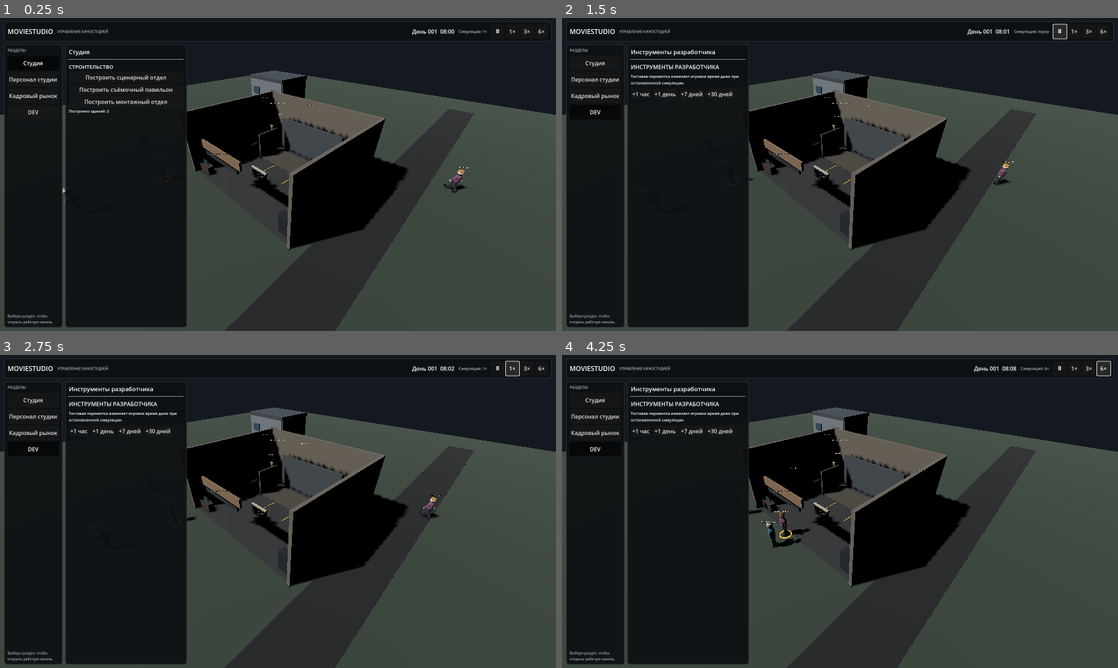
Above: before the commit, frames 1-4 (two rows, left to right).
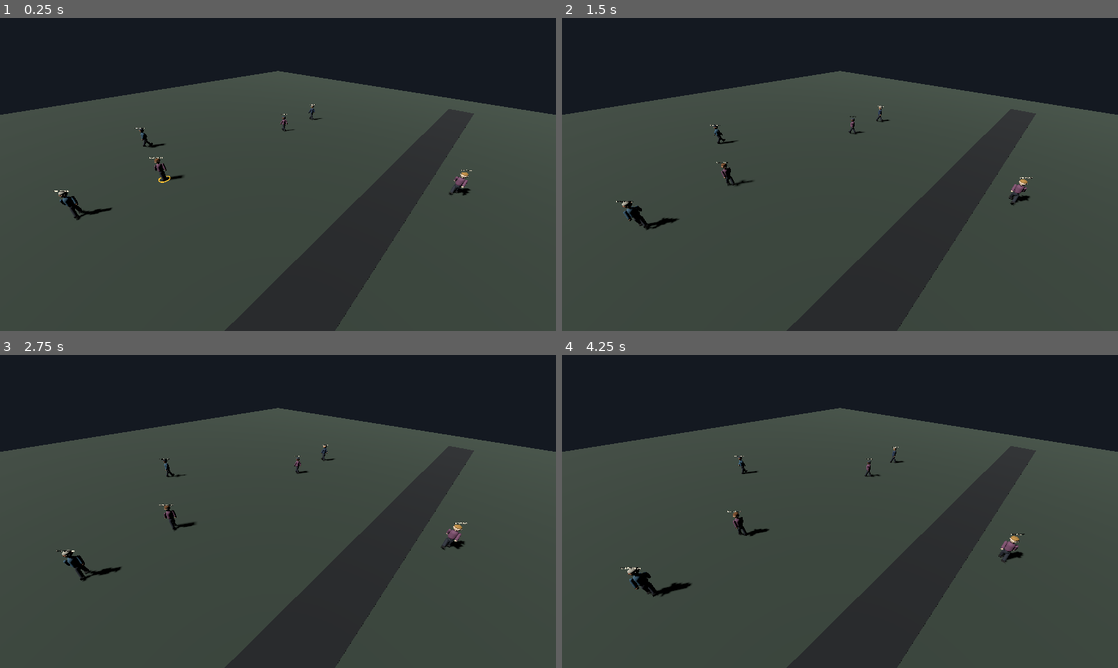
Above: after the commit, the same moments.

Repository: Teft3lb/MovieStudio
Game: Godot game, scene res://scenes/main.tscn
Same seed, same stepped clock (60 frames per second), same inputs: the game is played once before the commit and once after it.
Inputs (mouse positions are in pixels of both pictures, inside the frame that each line leads up to):
- Up to frame 1 (0.25 s): no input
- Up to frame 2 (1.5 s): click (595, 111) at 0.5 s, where only the run before the commit has a clickable "DEV"; click (1062, 30) at 1.25 s, where only the run before the commit has a clickable "Ⅱ"
- Up to frame 3 (2.75 s): click (511, 367) at 2 s, where only the run before the commit has a clickable "1×"
- Up to frame 4 (4.25 s): click (1090, 367) at 2.75 s, where only the run before the commit has a clickable "3×"; click (1101, 367) at 3.5 s, where only the run before the commit has a clickable "6×"

The runs differ from the first frame. In frame 1, 35% of the frame differs, in the area x 0-100%, y 1-99%; in frame 2, 35%; in frame 3, 35%; in frame 4, 36%.
Error after the commit: Parse Error: Identifier "_navigation_layout" not declared in the current scope. (res://scripts/presentation/ui/studio_hud.gd:249)

Commit message:
feat: polish studio HUD and move navigation to bottom

Diff:
--- a/scripts/presentation/characters/character_manager.gd
+++ b/scripts/presentation/characters/character_manager.gd
@@ -468,16 +468,27 @@
 	)
 
 	var layout := VBoxContainer.new()
+	layout.add_theme_constant_override("separation", 8)
 	panel.add_child(layout)
 
+	var roster_header_row := HBoxContainer.new()
+	roster_header_row.add_theme_constant_override("separation", 8)
+	layout.add_child(roster_header_row)
+
 	_roster_header = Label.new()
-	_roster_header.add_theme_font_size_override("font_size", 16)
-	layout.add_child(_roster_header)
+	_roster_header.size_flags_horizontal = Control.SIZE_EXPAND_FILL
+	_roster_header.add_theme_font_size_override("font_size", 12)
+	_roster_header.add_theme_color_override(
+		"font_color",
+		Color(0.77, 0.70, 0.53, 1.0)
+	)
+	roster_header_row.add_child(_roster_header)
 
 	_market_toggle_button = Button.new()
-	_market_toggle_button.text = "КАДРОВЫЙ РЫНОК"
+	_market_toggle_button.text = "РЫНОК"
+	_market_toggle_button.custom_minimum_size = Vector2(94.0, 32.0)
 	_market_toggle_button.pressed.connect(_toggle_market_panel)
-	layout.add_child(_market_toggle_button)
+	roster_header_row.add_child(_market_toggle_button)
 
 	var scroll := ScrollContainer.new()
 	scroll.custom_minimum_size = Vector2(0.0, 0.0)
@@ -486,6 +497,7 @@
 
 	_employee_list = VBoxContainer.new()
 	_employee_list.size_flags_horizontal = Control.SIZE_EXPAND_FILL
+	_employee_list.add_theme_constant_override("separation", 6)
 	scroll.add_child(_employee_list)
 
 	for employee in employees:
@@ -505,9 +517,11 @@
 
 	var button := Button.new()
 	button.name = "Roster_%s" % employee_id
-	button.custom_minimum_size = Vector2(0.0, 68.0)
+	button.custom_minimum_size = Vector2(0.0, 60.0)
 	button.alignment = HORIZONTAL_ALIGNMENT_LEFT
+	button.size_flags_horizontal = Control.SIZE_EXPAND_FILL
 	button.toggle_mode = true
+	button.add_theme_constant_override("h_separation", 8)
 	button.add_theme_font_size_override("font_size", 12)
 	button.pressed.connect(_on_roster_employee_pressed.bind(employee_id))
 	_employee_list.add_child(button)
@@ -530,6 +544,7 @@
 	)
 
 	var layout := VBoxContainer.new()
+	layout.add_theme_constant_override("separation", 8)
 	_market_panel.add_child(layout)
 
 	var top_row := HBoxContainer.new()
@@ -537,7 +552,11 @@
 
 	_market_header = Label.new()
 	_market_header.size_flags_horizontal = Control.SIZE_EXPAND_FILL
-	_market_header.add_theme_font_size_override("font_size", 16)
+	_market_header.add_theme_font_size_override("font_size", 13)
+	_market_header.add_theme_color_override(
+		"font_color",
+		Color(0.77, 0.70, 0.53, 1.0)
+	)
 	top_row.add_child(_market_header)
 
 	var close_button := Button.new()
@@ -548,6 +567,10 @@
 	_market_status_label = Label.new()
 	_market_status_label.autowrap_mode = TextServer.AUTOWRAP_WORD_SMART
 	_market_status_label.add_theme_font_size_override("font_size", 11)
+	_market_status_label.add_theme_color_override(
+		"font_color",
+		Color(0.66, 0.71, 0.73, 1.0)
+	)
 	layout.add_child(_market_status_label)
 
 	var scroll := ScrollContainer.new()
@@ -557,6 +580,7 @@
 
 	_market_list = VBoxContainer.new()
 	_market_list.size_flags_horizontal = Control.SIZE_EXPAND_FILL
+	_market_list.add_theme_constant_override("separation", 6)
 	scroll.add_child(_market_list)
 
 	_refresh_market_panel()
@@ -597,8 +621,9 @@
 		var candidate_id: String = str(candidate.id)
 		var button := Button.new()
 		button.name = "Candidate_%s" % candidate_id
-		button.custom_minimum_size = Vector2(0.0, 64.0)
+		button.custom_minimum_size = Vector2(0.0, 60.0)
 		button.alignment = HORIZONTAL_ALIGNMENT_LEFT
+		button.size_flags_horizontal = Control.SIZE_EXPAND_FILL
 		button.add_theme_font_size_override("font_size", 12)
 		var candidate_role_title: String = candidate.get_profession_title()
 		var candidate_specialization: String = candidate.get_specialization_title()
@@ -622,7 +647,7 @@
 		)
 		_market_list.add_child(button)
 
-	_market_toggle_button.text = "КАДРОВЫЙ РЫНОК  ·  %d" % market_candidates.size()
+	_market_toggle_button.text = "РЫНОК · %d" % market_candidates.size()
 
 func _build_detail_panel() -> void:
 	var panel := PanelContainer.new()
@@ -645,18 +670,31 @@
 
 	var layout := VBoxContainer.new()
 	layout.size_flags_horizontal = Control.SIZE_EXPAND_FILL
+	layout.add_theme_constant_override("separation", 9)
 	scroll.add_child(layout)
 
 	_detail_name_label = Label.new()
 	_detail_name_label.add_theme_font_size_override("font_size", 20)
+	_detail_name_label.add_theme_color_override(
+		"font_color",
+		Color(0.94, 0.88, 0.74, 1.0)
+	)
 	layout.add_child(_detail_name_label)
 
 	_detail_profession_label = Label.new()
-	_detail_profession_label.add_theme_font_size_override("font_size", 14)
+	_detail_profession_label.add_theme_font_size_override("font_size", 13)
+	_detail_profession_label.add_theme_color_override(
+		"font_color",
+		Color(0.68, 0.73, 0.75, 1.0)
+	)
 	layout.add_child(_detail_profession_label)
 
 	_detail_biography_label = Label.new()
 	_detail_biography_label.autowrap_mode = TextServer.AUTOWRAP_WORD_SMART
+	_detail_biography_label.add_theme_color_override(
+		"font_color",
+		Color(0.74, 0.77, 0.76, 1.0)
+	)
 	layout.add_child(_detail_biography_label)
 
 	layout.add_child(HSeparator.new())
@@ -711,26 +749,43 @@
 
 	var needs_heading := Label.new()
 	needs_heading.text = "СОСТОЯНИЕ"
-	needs_heading.add_theme_font_size_override("font_size", 14)
+	needs_heading.add_theme_font_size_override("font_size", 12)
+	needs_heading.add_theme_color_override(
+		"font_color",
+		Color(0.77, 0.70, 0.53, 1.0)
+	)
 	layout.add_child(needs_heading)
 
 	_energy_label = Label.new()
 	layout.add_child(_energy_label)
-	_energy_bar = _create_progress_bar(layout)
+	_energy_bar = _create_progress_bar(
+		layout,
+		Color(0.39, 0.68, 0.60, 1.0)
+	)
 
 	_morale_label = Label.new()
 	layout.add_child(_morale_label)
-	_morale_bar = _create_progress_bar(layout)
+	_morale_bar = _create_progress_bar(
+		layout,
+		Color(0.72, 0.64, 0.42, 1.0)
+	)
 
 	_stress_label = Label.new()
 	layout.add_child(_stress_label)
-	_stress_bar = _create_progress_bar(layout)
+	_stress_bar = _create_progress_bar(
+		layout,
+		Color(0.72, 0.39, 0.34, 1.0)
+	)
 
 	layout.add_child(HSeparator.new())
 
 	var skills_heading := Label.new()
 	skills_heading.text = "ПРОФЕССИОНАЛЬНЫЕ НАВЫКИ"
-	skills_heading.add_theme_font_size_override("font_size", 14)
+	skills_heading.add_theme_font_size_override("font_size", 12)
+	skills_heading.add_theme_color_override(
+		"font_color",
+		Color(0.77, 0.70, 0.53, 1.0)
+	)
 	layout.add_child(skills_heading)
 
 	_detail_skills_label = Label.new()
@@ -741,7 +796,11 @@
 
 	var personality_heading := Label.new()
 	personality_heading.text = "ЛИЧНОСТЬ"
-	personality_heading.add_theme_font_size_override("font_size", 14)
+	personality_heading.add_theme_font_size_override("font_size", 12)
+	personality_heading.add_theme_color_override(
+		"font_color",
+		Color(0.77, 0.70, 0.53, 1.0)
+	)
 	layout.add_child(personality_heading)
 
 	_detail_personality_label = Label.new()
@@ -749,12 +808,19 @@
 	layout.add_child(_detail_personality_label)
 
 
-func _create_progress_bar(parent: VBoxContainer) -> ProgressBar:
+func _create_progress_bar(
+	parent: VBoxContainer,
+	fill_color: Color
+) -> ProgressBar:
 	var progress := ProgressBar.new()
 	progress.min_value = 0.0
 	progress.max_value = 100.0
 	progress.show_percentage = false
-	progress.custom_minimum_size = Vector2(0.0, 14.0)
+	progress.custom_minimum_size = Vector2(0.0, 10.0)
+	var fill_style := StyleBoxFlat.new()
+	fill_style.bg_color = fill_color
+	fill_style.set_corner_radius_all(5)
+	progress.add_theme_stylebox_override("fill", fill_style)
 	parent.add_child(progress)
 	return progress
 
@@ -1021,7 +1087,7 @@
 
 func _refresh_roster() -> void:
 	if is_instance_valid(_roster_header):
-		_roster_header.text = "ПЕРСОНАЛ СТУДИИ  ·  %d" % employees.size()
+		_roster_header.text = "СОСТАВ СТУДИИ  ·  %d" % employees.size()
 
 	for employee in employees:
 		var employee_id: String = str(employee.id)
--- a/scripts/presentation/ui/studio_hud.gd
+++ b/scripts/presentation/ui/studio_hud.gd
@@ -9,7 +9,7 @@
 
 var _game_clock: Node
 var _root: Control
-var _navigation_list: VBoxContainer
+var _navigation_list: HBoxContainer
 var _workspace_heading: Label
 var _workspace_content: VBoxContainer
 var _inspector_frame: PanelContainer
@@ -22,6 +22,7 @@
 var _workspace_panels: Dictionary = {}
 var _workspace_titles: Dictionary = {}
 var _navigation_buttons: Dictionary = {}
+var _speed_buttons: Dictionary = {}
 var _inspector_panels: Dictionary = {}
 var _inspector_titles: Dictionary = {}
 var _active_workspace_id: String = ""
@@ -70,6 +71,7 @@
 	_root.name = "StudioHUDRoot"
 	_root.set_anchors_and_offsets_preset(Control.PRESET_FULL_RECT)
 	_root.mouse_filter = Control.MOUSE_FILTER_IGNORE
+	_root.theme = _build_ui_theme()
 	add_child(_root)
 
 	var margin := MarginContainer.new()
@@ -82,6 +84,7 @@
 	_root.add_child(margin)
 
 	var shell := VBoxContainer.new()
+	shell.name = "StudioShell"
 	shell.mouse_filter = Control.MOUSE_FILTER_IGNORE
 	shell.add_theme_constant_override("separation", 8)
 	margin.add_child(shell)
@@ -100,6 +103,7 @@
 	var brand := Label.new()
 	brand.text = "MOVIESTUDIO"
 	brand.add_theme_font_size_override("font_size", 19)
+	brand.add_theme_color_override("font_color", Color(0.94, 0.88, 0.74, 1.0))
 	top_row.add_child(brand)
 
 	var edition := Label.new()
@@ -134,41 +138,8 @@
 	body.name = "MainLayout"
 	body.mouse_filter = Control.MOUSE_FILTER_IGNORE
 	body.size_flags_vertical = Control.SIZE_EXPAND_FILL
-	body.add_theme_constant_override("separation", 8)
+	body.add_theme_constant_override("separation", 10)
 	shell.add_child(body)
-
-	var navigation_panel := PanelContainer.new()
-	navigation_panel.name = "NavigationPanel"
-	navigation_panel.custom_minimum_size = Vector2(154.0, 0.0)
-	_apply_panel_style(navigation_panel, 0.93)
-	body.add_child(navigation_panel)
-
-	var navigation_layout := VBoxContainer.new()
-	navigation_layout.mouse_filter = Control.MOUSE_FILTER_IGNORE
-	navigation_layout.add_theme_constant_override("separation", 8)
-	navigation_panel.add_child(navigation_layout)
-
-	var navigation_heading := Label.new()
-	navigation_heading.text = "РАЗДЕЛЫ"
-	navigation_heading.add_theme_font_size_override("font_size", 11)
-	navigation_heading.modulate = Color(0.68, 0.72, 0.76, 1.0)
-	navigation_layout.add_child(navigation_heading)
-
-	_navigation_list = VBoxContainer.new()
-	_navigation_list.mouse_filter = Control.MOUSE_FILTER_IGNORE
-	_navigation_list.add_theme_constant_override("separation", 5)
-	navigation_layout.add_child(_navigation_list)
-
-	var navigation_spacer := Control.new()
-	navigation_spacer.size_flags_vertical = Control.SIZE_EXPAND_FILL
-	navigation_layout.add_child(navigation_spacer)
-
-	var navigation_hint := Label.new()
-	navigation_hint.text = "Выбери раздел, чтобы открыть рабочую панель."
-	navigation_hint.autowrap_mode = TextServer.AUTOWRAP_WORD_SMART
-	navigation_hint.add_theme_font_size_override("font_size", 10)
-	navigation_hint.modulate = Color(0.62, 0.66, 0.7, 1.0)
-	navigation_layout.add_child(navigation_hint)
 
 	var workspace_frame := PanelContainer.new()
 	workspace_frame.name = "WorkspacePanel"
@@ -184,6 +155,7 @@
 
 	_workspace_heading = Label.new()
 	_workspace_heading.add_theme_font_size_override("font_size", 17)
+	_workspace_heading.add_theme_color_override("font_color", Color(0.94, 0.90, 0.82, 1.0))
 	workspace_layout.add_child(_workspace_heading)
 
 	var workspace_separator := HSeparator.new()
@@ -220,6 +192,7 @@
 	_inspector_heading = Label.new()
 	_inspector_heading.size_flags_horizontal = Control.SIZE_EXPAND_FILL
 	_inspector_heading.add_theme_font_size_override("font_size", 17)
+	_inspector_heading.add_theme_color_override("font_color", Color(0.94, 0.90, 0.82, 1.0))
 	inspector_header_row.add_child(_inspector_heading)
 
 	var close_inspector_button := Button.new()
@@ -236,6 +209,58 @@
 	_inspector_content.size_flags_horizontal = Control.SIZE_EXPAND_FILL
 	_inspector_content.size_flags_vertical = Control.SIZE_EXPAND_FILL
 	inspector_layout.add_child(_inspector_content)
+
+	_build_bottom_navigation(shell)
+
+
+func _build_bottom_navigation(shell: VBoxContainer) -> void:
+	var navigation_panel := PanelContainer.new()
+	navigation_panel.name = "BottomNavigationPanel"
+	navigation_panel.custom_minimum_size = Vector2(0.0, 52.0)
+	_apply_panel_style(navigation_panel, 0.98)
+	var navigation_style := navigation_panel.get_theme_stylebox(
+		"panel"
+	) as StyleBoxFlat
+	navigation_style.content_margin_top = 4.0
+	navigation_style.content_margin_bottom = 4.0
+	shell.add_child(navigation_panel)
+
+	var navigation_layout := HBoxContainer.new()
+	navigation_layout.mouse_filter = Control.MOUSE_FILTER_IGNORE
+	navigation_layout.add_theme_constant_override("separation", 12)
+	navigation_panel.add_child(navigation_layout)
+
+	var navigation_heading := Label.new()
+	navigation_heading.text = "РАЗДЕЛЫ"
+	navigation_heading.add_theme_font_size_override("font_size", 10)
+	navigation_heading.add_theme_color_override(
+		"font_color",
+		Color(0.66, 0.70, 0.73, 1.0)
+	)
+	navigation_layout.add_child(navigation_heading)
+
+	var divider := VSeparator.new()
+	navigation_layout.add_child(divider)
+
+	_navigation_list = HBoxContainer.new()
+	_navigation_list.name = "NavigationButtons"
+	_navigation_list.mouse_filter = Control.MOUSE_FILTER_IGNORE
+	_navigation_list.add_theme_constant_override("separation", 6)
+	_navigation_layout.add_child(_navigation_list)
+
+	var navigation_spacer := Control.new()
+	navigation_spacer.mouse_filter = Control.MOUSE_FILTER_IGNORE
+	navigation_spacer.size_flags_horizontal = Control.SIZE_EXPAND_FILL
+	navigation_layout.add_child(navigation_spacer)
+
+	var footer_label := Label.new()
+	footer_label.text = "MOVIESTUDIO  /  MANAGEMENT"
+	footer_label.add_theme_font_size_override("font_size", 9)
+	footer_label.add_theme_color_override(
+		"font_color",
+		Color(0.46, 0.51, 0.55, 1.0)
+	)
+	navigation_layout.add_child(footer_label)
 
 
 func _build_developer_panel() -> void:
@@ -304,10 +329,12 @@
 
 	var navigation_button := Button.new()
 	navigation_button.name = "Navigation_%s" % section_id
-	navigation_button.text = "DEV" if section_id == "developer" else title
+	navigation_button.text = _get_navigation_label(section_id, title)
 	navigation_button.tooltip_text = title
-	navigation_button.custom_minimum_size = Vector2(0.0, 42.0)
-	navigation_button.size_flags_horizontal = Control.SIZE_EXPAND_FILL
+	navigation_button.custom_minimum_size = Vector2(
+		64.0 if section_id == "developer" else 112.0,
+		34.0
+	)
 	navigation_button.toggle_mode = true
 	navigation_button.pressed.connect(
 		_on_navigation_button_pressed.bind(section_id)
@@ -382,6 +409,20 @@
 	return self
 
 
+func _get_navigation_label(section_id: String, fallback_title: String) -> String:
+	match section_id:
+		"studio":
+			return "СТУДИЯ"
+		"employees":
+			return "ПЕРСОНАЛ"
+		"market":
+			return "РЫНОК"
+		"developer":
+			return "DEV"
+		_:
+			return fallback_title.to_upper()
+
+
 func _sort_navigation_buttons() -> void:
 	var ordered_ids: Array[String] = []
 	for section_id in SECTION_ORDER:
@@ -412,10 +453,13 @@
 ) -> void:
 	var button := Button.new()
 	button.text = button_text
-	button.custom_minimum_size = Vector2(38.0, 34.0)
+	button.custom_minimum_size = Vector2(40.0, 34.0)
 	button.tooltip_text = "Скорость симуляции: %s" % button_text
+	button.toggle_mode = true
+	button.add_theme_font_size_override("font_size", 11)
 	button.pressed.connect(_on_speed_button_pressed.bind(mode))
 	parent.add_child(button)
+	_speed_buttons[mode] = button
 
 
 func _on_speed_button_pressed(mode: int) -> void:
@@ -465,16 +509,153 @@
 		_clock_label.text = str(_game_clock.call("get_clock_text"))
 	if is_instance_valid(_speed_label):
 		_speed_label.text = str(_game_clock.call("get_speed_text"))
-
-
-func _apply_panel_style(panel: PanelContainer, alpha: float) -> void:
+	var active_speed_mode: int = int(_game_clock.get("speed_mode"))
+	for mode in _speed_buttons:
+		var speed_button: Button = _speed_buttons[mode]
+		speed_button.button_pressed = int(mode) == active_speed_mode
+
+
+func _build_ui_theme() -> Theme:
+	var ui_theme := Theme.new()
+	ui_theme.default_font_size = 14
+
+	ui_theme.set_color(
+		"font_color",
+		"Label",
+		Color(0.90, 0.91, 0.90, 1.0)
+	)
+	ui_theme.set_color(
+		"font_color",
+		"Button",
+		Color(0.88, 0.89, 0.88, 1.0)
+	)
+	ui_theme.set_color(
+		"font_hover_color",
+		"Button",
+		Color(0.98, 0.95, 0.87, 1.0)
+	)
+	ui_theme.set_color(
+		"font_pressed_color",
+		"Button",
+		Color(0.98, 0.94, 0.82, 1.0)
+	)
+	ui_theme.set_color(
+		"font_disabled_color",
+		"Button",
+		Color(0.48, 0.51, 0.52, 1.0)
+	)
+	ui_theme.set_font_size("font_size", "Button", 12)
+
+	ui_theme.set_stylebox(
+		"normal",
+		"Button",
+		_make_button_style(
+			Color(0.085, 0.099, 0.112, 1.0),
+			Color(0.19, 0.23, 0.26, 1.0)
+		)
+	)
+	ui_theme.set_stylebox(
+		"hover",
+		"Button",
+		_make_button_style(
+			Color(0.13, 0.15, 0.16, 1.0),
+			Color(0.48, 0.43, 0.32, 1.0)
+		)
+	)
+	ui_theme.set_stylebox(
+		"pressed",
+		"Button",
+		_make_button_style(
+			Color(0.18, 0.20, 0.19, 1.0),
+			Color(0.72, 0.61, 0.39, 1.0)
+		)
+	)
+	ui_theme.set_stylebox(
+		"hover_pressed",
+		"Button",
+		_make_button_style(
+			Color(0.20, 0.22, 0.20, 1.0),
+			Color(0.78, 0.67, 0.44, 1.0)
+		)
+	)
+	ui_theme.set_stylebox(
+		"disabled",
+		"Button",
+		_make_button_style(
+			Color(0.065, 0.073, 0.081, 1.0),
+			Color(0.14, 0.16, 0.18, 1.0)
+		)
+	)
+	var focus_style := StyleBoxFlat.new()
+	focus_style.bg_color = Color(0.0, 0.0, 0.0, 0.0)
+	focus_style.border_color = Color(0.78, 0.67, 0.44, 0.9)
+	focus_style.set_border_width_all(1)
+	focus_style.set_corner_radius_all(7)
+	ui_theme.set_stylebox("focus", "Button", focus_style)
+
+	ui_theme.set_stylebox(
+		"background",
+		"ProgressBar",
+		_make_flat_style(
+			Color(0.10, 0.12, 0.13, 1.0),
+			Color(0.20, 0.23, 0.24, 1.0),
+			5,
+			0
+		)
+	)
+	ui_theme.set_stylebox(
+		"fill",
+		"ProgressBar",
+		_make_flat_style(
+			Color(0.69, 0.59, 0.39, 1.0),
+			Color(0.69, 0.59, 0.39, 1.0),
+			5,
+			0
+		)
+	)
+	return ui_theme
+
+
+func _make_button_style(background: Color, border: Color) -> StyleBoxFlat:
 	var style := StyleBoxFlat.new()
-	style.bg_color = Color(0.055, 0.065, 0.075, alpha)
-	style.border_color = Color(0.24, 0.27, 0.29, 0.92)
+	style.bg_color = background
+	style.border_color = border
 	style.set_border_width_all(1)
 	style.set_corner_radius_all(7)
-	style.content_margin_left = 10.0
-	style.content_margin_top = 9.0
-	style.content_margin_right = 10.0
-	style.content_margin_bottom = 9.0
+	style.content_margin_left = 11.0
+	style.content_margin_top = 7.0
+	style.content_margin_right = 11.0
+	style.content_margin_bottom = 7.0
+	return style
+
+
+func _make_flat_style(
+	background: Color,
+	border: Color,
+	radius: int,
+	shadow_size: int
+) -> StyleBoxFlat:
+	var style := StyleBoxFlat.new()
+	style.bg_color = background
+	style.border_color = border
+	style.set_border_width_all(1)
+	style.set_corner_radius_all(radius)
+	if shadow_size > 0:
+		style.shadow_color = Color(0.0, 0.0, 0.0, 0.24)
+		style.shadow_size = shadow_size
+		style.shadow_offset = Vector2(0.0, 3.0)
+	return style
+
+
+func _apply_panel_style(panel: PanelContainer, alpha: float) -> void:
+	var style := _make_flat_style(
+		Color(0.047, 0.057, 0.068, alpha),
+		Color(0.23, 0.28, 0.32, 0.96),
+		9,
+		7
+	)
+	style.content_margin_left = 12.0
+	style.content_margin_top = 10.0
+	style.content_margin_right = 12.0
+	style.content_margin_bottom = 10.0
 	panel.add_theme_stylebox_override("panel", style)
--- a/tests/studio_hud_smoke_test.gd
+++ b/tests/studio_hud_smoke_test.gd
@@ -72,5 +72,26 @@
 		"Inspector close action must hide the selected context panel."
 	)
 
+	var navigation_list: Control = hud.get("_navigation_list")
+	_expect(
+		navigation_list is HBoxContainer,
+		"Navigation must use a compact horizontal strip."
+	)
+	_expect(
+		hud.get_node_or_null(
+			"StudioHUDRoot/MarginContainer/StudioShell/BottomNavigationPanel"
+		) != null,
+		"Bottom navigation panel must exist in the HUD shell."
+	)
+	_expect(
+		hud.get("_root").theme != null,
+		"StudioHUD must provide a unified visual theme."
+	)
+	var speed_buttons: Dictionary = hud.get("_speed_buttons")
+	_expect(
+		speed_buttons.size() == 4,
+		"All four simulation speed controls must remain available."
+	)
+
 	hud.free()
 	_finish_test("StudioHUDSmokeTest")
Not shown, changed: docs/architecture/studio_hud_foundation_v1.md
